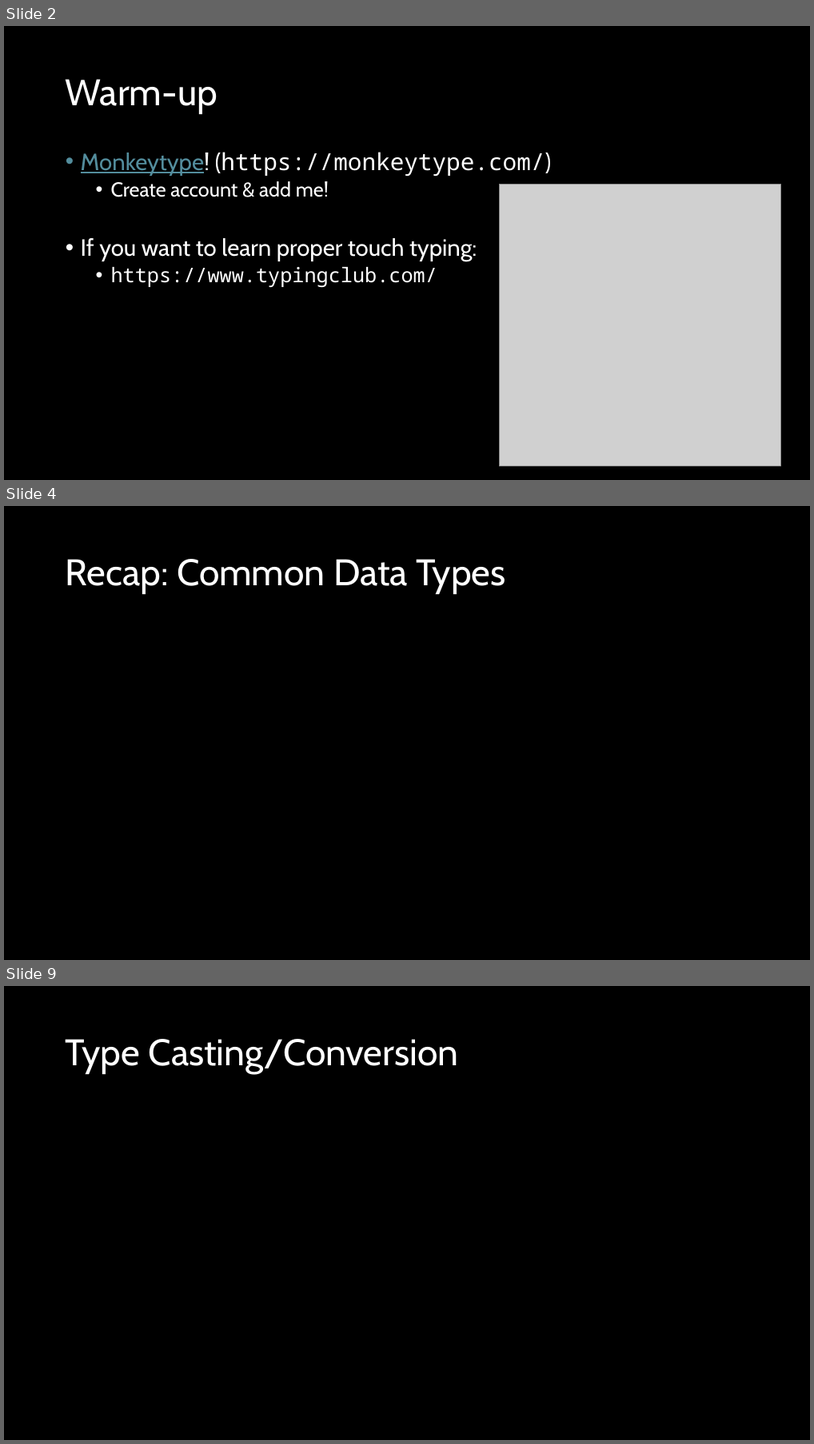
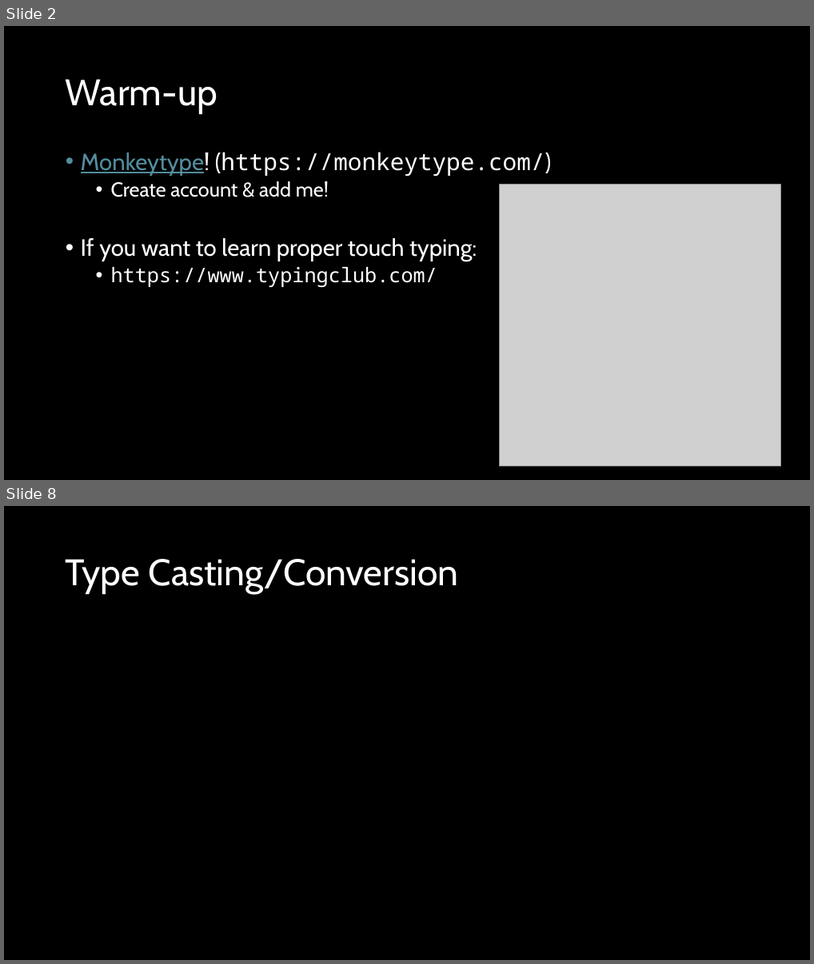
Before and after one commit to d-guh/computer-courses, a slide deck: intro-to-python/02/lesson-02.pptx. Shown one above the other, each under a label of ours: slides 2, 4 and 9 before the commit, slides 2 and 8 after it; the slides between them are not shown. The pictures are 814x1444 and 814x964 pixels, drawn with LibreOffice and Linux fonts; fonts in the diff are those of the drawing; grey boxes stand for pictures; background and template pictures are left out. Boxes give left, top, right and bottom in pixels: in the first picture for what was removed or moved away, otherwise in the second. Text is boxed around its words. In the diff, an @@ line names an element or a change of style, - is before the commit and + after.

```diff
--- a/intro-to-python/02/lesson-02.pptx
+++ b/intro-to-python/02/lesson-02.pptx
@@ slide 4 removed at box(4, 506, 810, 960), background #000000 @@
@@ title removed at box(66, 559, 506, 594) @@
-Recap: Common Data Types
@@ what was slide 9 is now slide 8 @@
```
Also in this commit, not shown: 6 slides changed, 1 slide added, 1 other slide removed, 1 other file.
